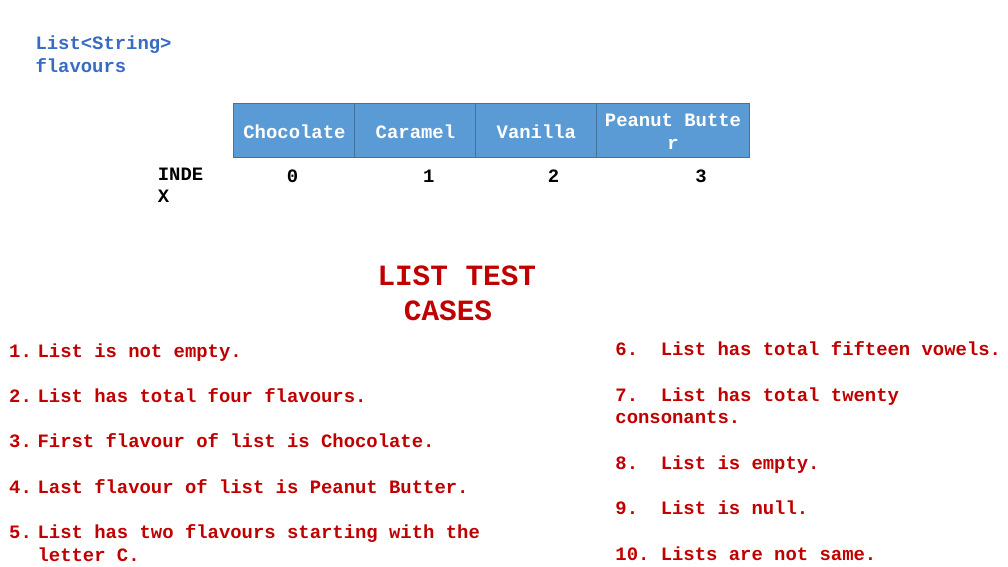
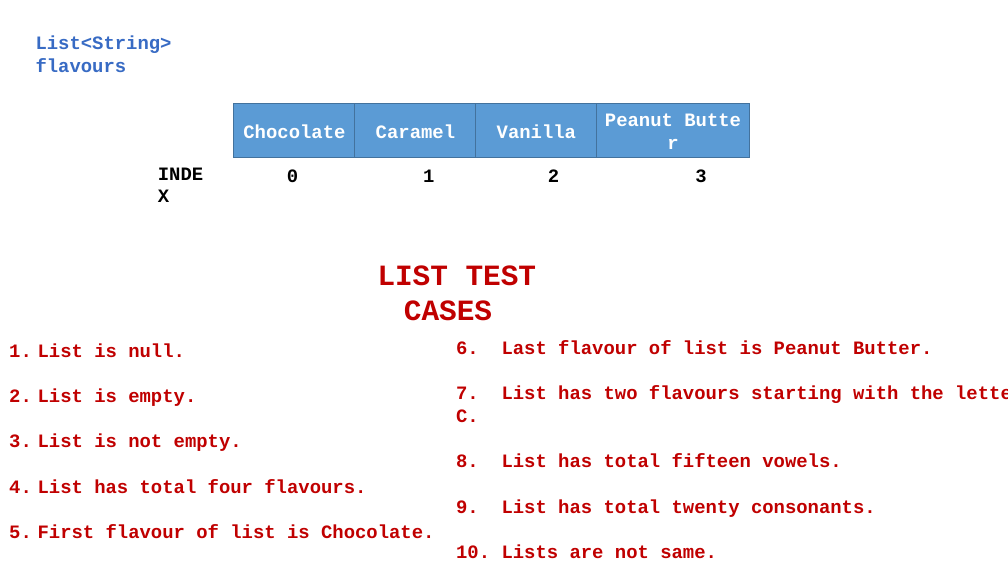
Before and after one commit to Zujaj/multiple_selection_dialogue_app, a slide deck: slide 11 of Multiple Selection Dialogue App.pptx. Drawn at 1008x567 pixels with LibreOffice and Linux fonts; fonts in the diff are those of the drawing. Boxes give left, top, right and bottom in pixels: in the first picture for what was removed or moved away, otherwise in the second. Text is boxed around its words. In the diff, an @@ line names an element or a change of style, - is before the commit and + after.

Commit message:
Updated List & Map Test Cases

```diff
--- a/Multiple Selection Dialogue App.pptx
+++ b/Multiple Selection Dialogue App.pptx
@@ text at (38, 343, 196, 406): paragraphs added @@
+1. List is null.
+2. List is empty.
@@ text at (456, 341, 944, 559): text changed @@
-6. List has total fifteen vowels.
-7. List has total twenty consonants.
-8. List is empty.
-9. List is null.
-10. Lists are not same.
+6. Last flavour of list is Peanut Butter.
+7. List has two flavours starting with the letter C.
+8. List has total fifteen vowels.
+9. List has total twenty consonants.
+10. Lists are not same.
@@ text at (38, 479, 480, 562): paragraphs removed @@
-4. Last flavour of list is Peanut Butter.
-5. List has two flavours starting with the letter C.
```
Also in this commit, not shown: 10 other slides changed.
